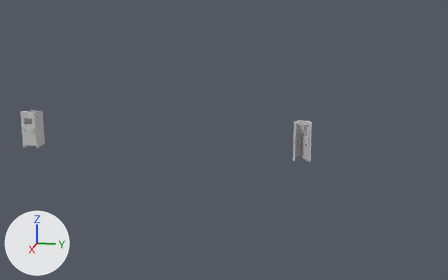
An edit to the FBX model Penteract/Assets/Models/Level 2 Props/00 Common/Wall_Left_Doors.fbx, drawn before and after from the same camera.
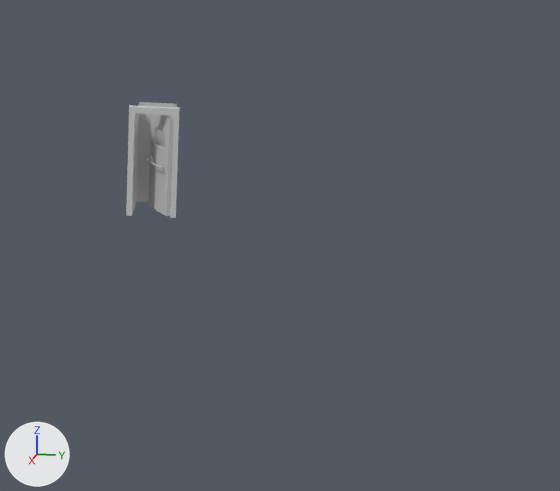
Each version is shown whole from a camera (50 mm lens) standing at (1.623, 0.551, 0.348) and looking at (-2.642, -0.303, -0.718), then close up on the part from 55% to 100% of the width and 30% to 93% of the height. The lights are fixed; the arrows at lower left show +X, +Y and +Z. Where no turn or scale is listed for an object, it has been applied to the vertices.

Objects in the first close-up: 'Door'.
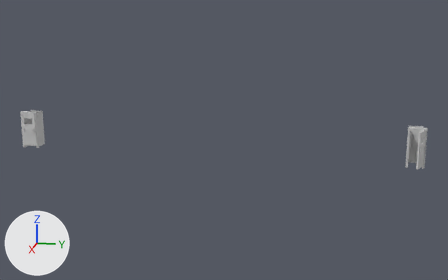
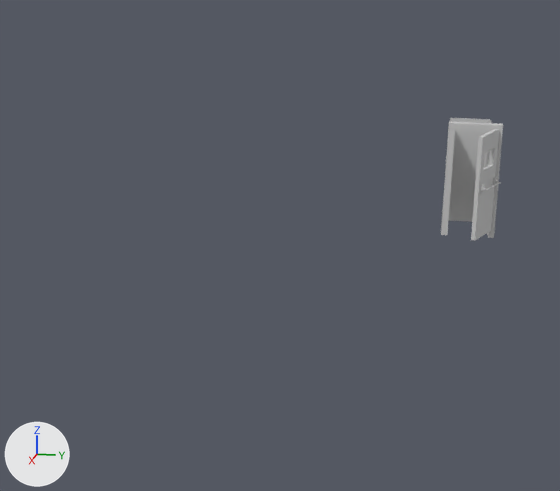
The newer file is also rescaled (x0.727), turned or shifted as a whole; pictures and numbers use the older file's frame.

Pixel boxes (x1, y1, x2, y2) of what changed, in the close-ups (560 x 491 px):
'Door', deleted: before (126, 102, 180, 218)
'Wall_Door_Closed002', added: after (441, 118, 503, 238)
'Object036', added: after (471, 129, 501, 241)

Diff of the bpy script that builds the scene:
```diff
--- a/Penteract/Assets/Models/Level 2 Props/00 Common/Wall_Left_Doors.fbx.py
+++ b/Penteract/Assets/Models/Level 2 Props/00 Common/Wall_Left_Doors.fbx.py
@@ me_mesh_001_1 @@
+me_mesh_001_1.from_pydata([(0.067, -0.062, -0.139), (0.067, 0.062, -0.139), (0.067, -0.062, 0.14), (0.067, 0.062, 0.14), (0.067, -0.047, -0.139), (0.067, 0.047, -0.139), (0.067, 0.047, 0.124), (0.067, -0.047, 0.124), (-0.071, -0.047, -0.139), (-0.071, 0.047, -0.139), (-0.071, 0.047, 0.124), (-0.071, -0.047, 0.124), (0.049, -0.062, -0.139), (0.049, 0.062, -0.139), (0.049, -0.062, 0.14), (0.049, 0.062, 0.14)], [], [(1, 3, 6, 5), (3, 2, 7, 6), (2, 0, 4, 7), (5, 6, 10, 9), (7, 4, 8, 11), (8, 9, 10, 11), (3, 1, 13, 15), (2, 3, 15, 14), (0, 2, 14, 12)])
+me_mesh_001_1.materials.append(mat_left_wall_door)  # its picture is missing
@@ me_mesh_002 @@
+me_mesh_002.from_pydata(...)  # 88 vertices, 68 faces; spans x -0.006..0.095, y -0.056..0.012, z -0.12..0.131
+me_mesh_002.materials.append(mat_left_wall_door)  # its picture is missing
@@ ob_door @@
-ob_door = bpy.data.objects.new('Door', me_mesh_001)
-ob_door.location = (-2.612, 0.302, -0.711)
@@ ob_wall_door_closed002 @@
+ob_wall_door_closed002 = bpy.data.objects.new('Wall_Door_Closed002', me_mesh_001_1)
+ob_wall_door_closed002.location = (-2.678, 1.026, -0.705)
@@ ob_object036 @@
+ob_object036 = bpy.data.objects.new('Object036', me_mesh_002)
+ob_object036.location = (-2.605, 1.079, -0.705)
```
